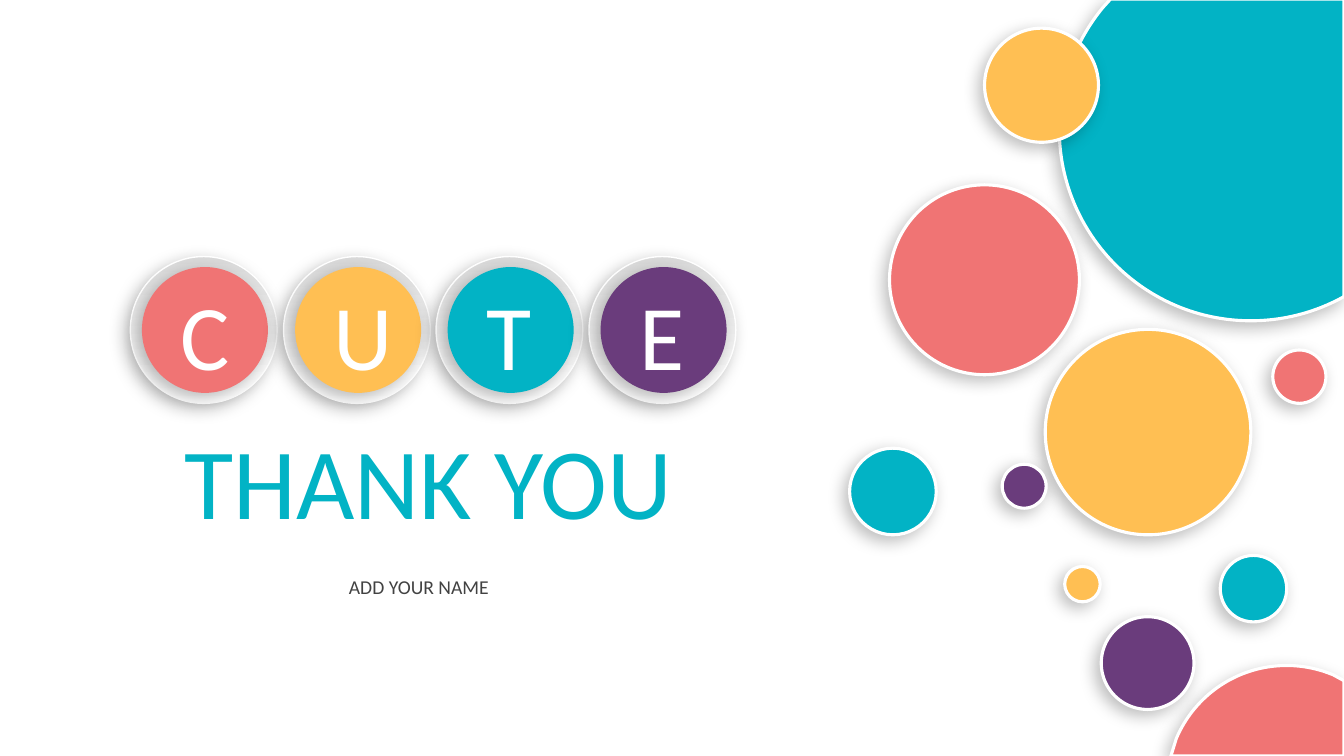
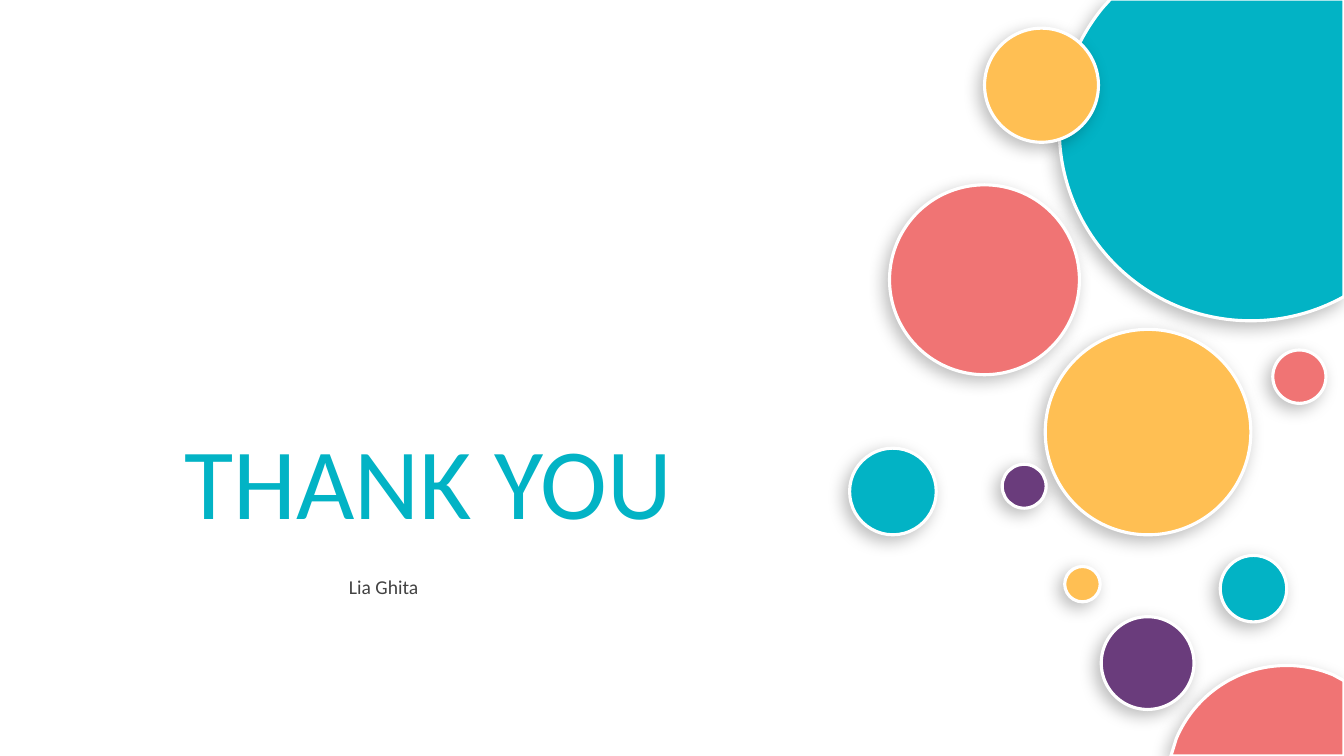
Before and after one commit to lia-ghita/ht, a slide deck: slide 38 of HabitTracker.pptx (slide 37 before the commit). Drawn at 1344x756 pixels with LibreOffice and Linux fonts; fonts in the diff are those of the drawing; background and template pictures are left out. Boxes give left, top, right and bottom in pixels: in the first picture for what was removed or moved away, otherwise in the second. Text is boxed around its words. In the diff, an @@ line names an element or a change of style, - is before the commit and + after.

```diff
--- a/HabitTracker.pptx
+++ b/HabitTracker.pptx
@@ ellipse removed at box(130, 257, 277, 404) @@
@@ ellipse removed at box(142, 267, 268, 393) @@
@@ ellipse removed at box(283, 257, 431, 404) @@
@@ ellipse removed at box(295, 267, 421, 393) @@
@@ ellipse removed at box(437, 257, 584, 404) @@
@@ ellipse removed at box(448, 267, 574, 393) @@
@@ ellipse removed at box(589, 257, 736, 404) @@
@@ ellipse removed at box(601, 267, 727, 393) @@
@@ text removed at box(180, 310, 229, 392) @@
-C
@@ text removed at box(334, 310, 393, 392) @@
-U
@@ text removed at box(486, 310, 531, 392) @@
-T
@@ text removed at box(639, 310, 684, 392) @@
-E
@@ text at box(349, 580, 418, 594): text changed @@
-ADD YOUR NAME
+Lia Ghita
```
Also in this commit, not shown: 2 other slides changed, 2 slides added, 1 slide removed, 10 other files.
